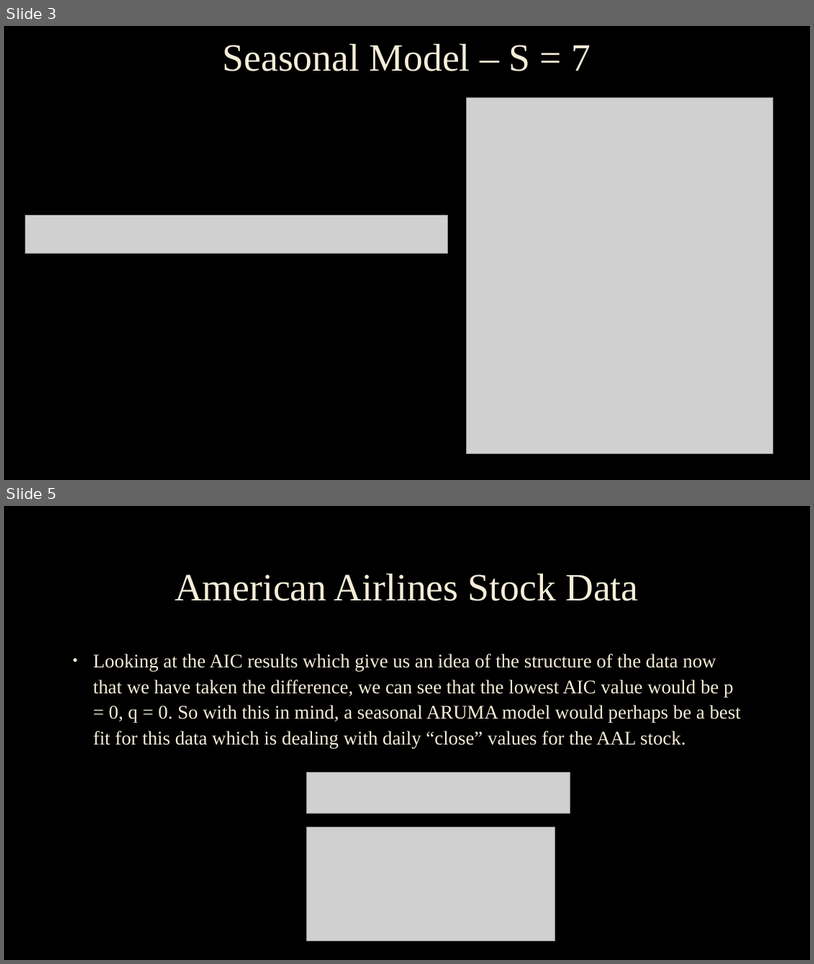
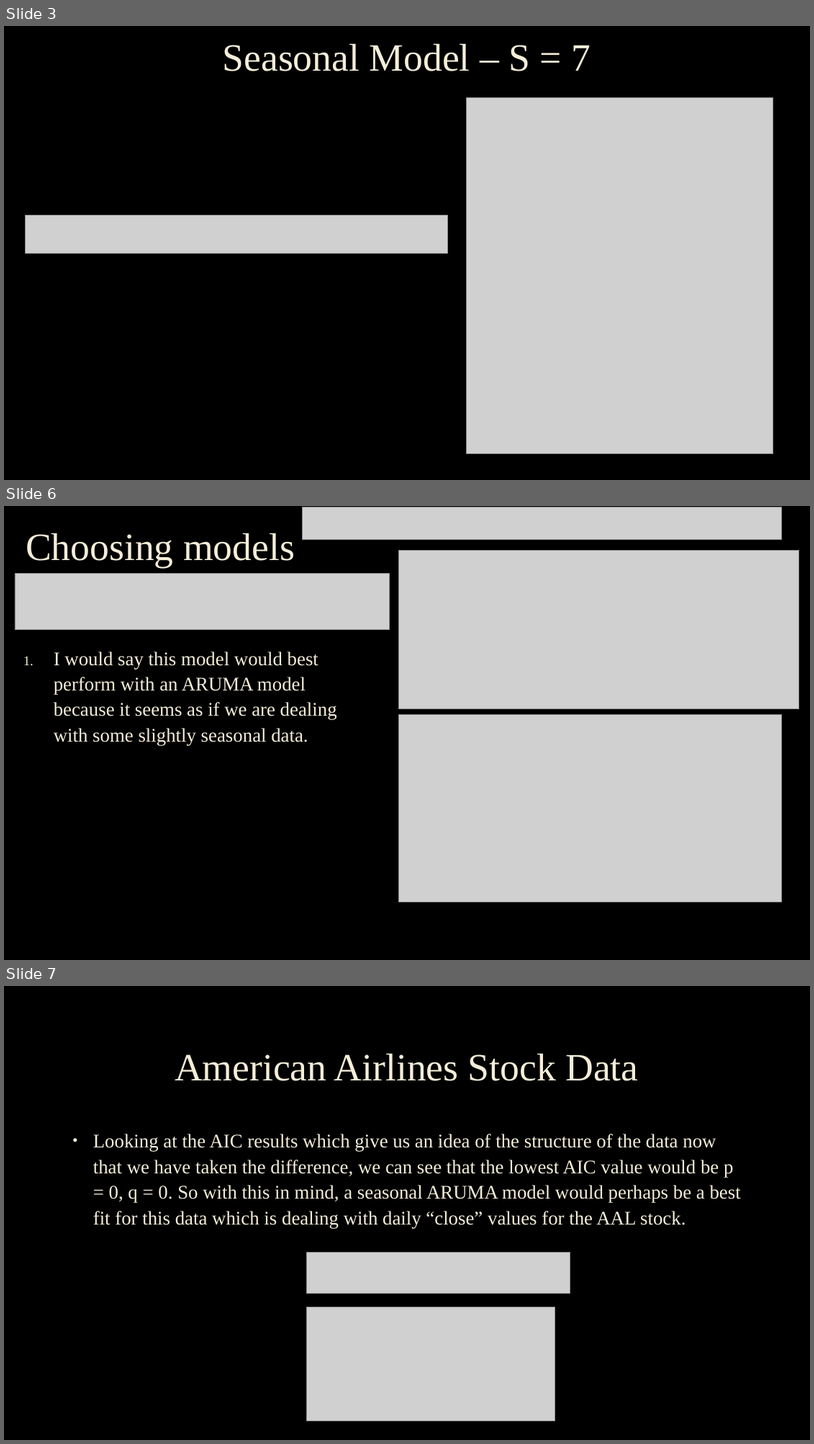
Before and after one commit to scottfrazier97/personalProjects, a slide deck: python_SMU/CALI FILES/TS/Scott_Frazier_FLS6.pptx. Shown one above the other, each under a label of ours: slides 3 and 5 before the commit, slides 3, 6 and 7 after it; the slides between them are not shown. The pictures are 814x964 and 814x1444 pixels, drawn with LibreOffice and Linux fonts; fonts in the diff are those of the drawing; grey boxes stand for pictures; background and template pictures are left out. Boxes give left, top, right and bottom in pixels: in the first picture for what was removed or moved away, otherwise in the second. Text is boxed around its words. In the diff, an @@ line names an element or a change of style, - is before the commit and + after.

```diff
--- a/python_SMU/CALI FILES/TS/Scott_Frazier_FLS6.pptx
+++ b/python_SMU/CALI FILES/TS/Scott_Frazier_FLS6.pptx
@@ slide 6 added at (4, 506, 810, 960), background picture (left out) @@
@@ picture added at (303, 507, 782, 540) @@
@@ title added at (26, 533, 295, 567), 46 pt, text #F4EDD8 @@
+Choosing models
@@ picture added at (399, 551, 800, 709) @@
@@ picture added at (15, 574, 390, 630) @@
@@ text added at (54, 651, 337, 745), 23 pt, text #F4EDD8 @@
+1. I would say this model would best perform with an ARUMA model because it seems as if we are dealing with some slightly seasonal data.
@@ picture added at (399, 714, 782, 901) @@
@@ what was slide 5 is now slide 7 @@
```
Also in this commit, not shown: 1 slide changed, 3 other slides added, 2 slides removed, 10 other files.
